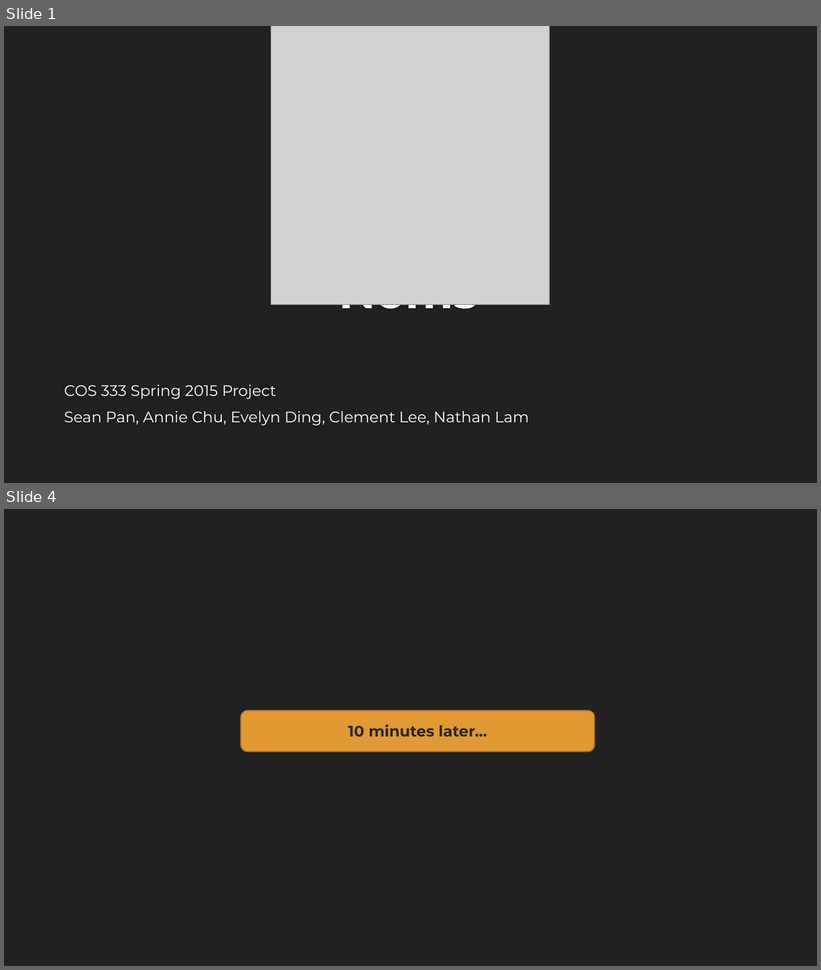
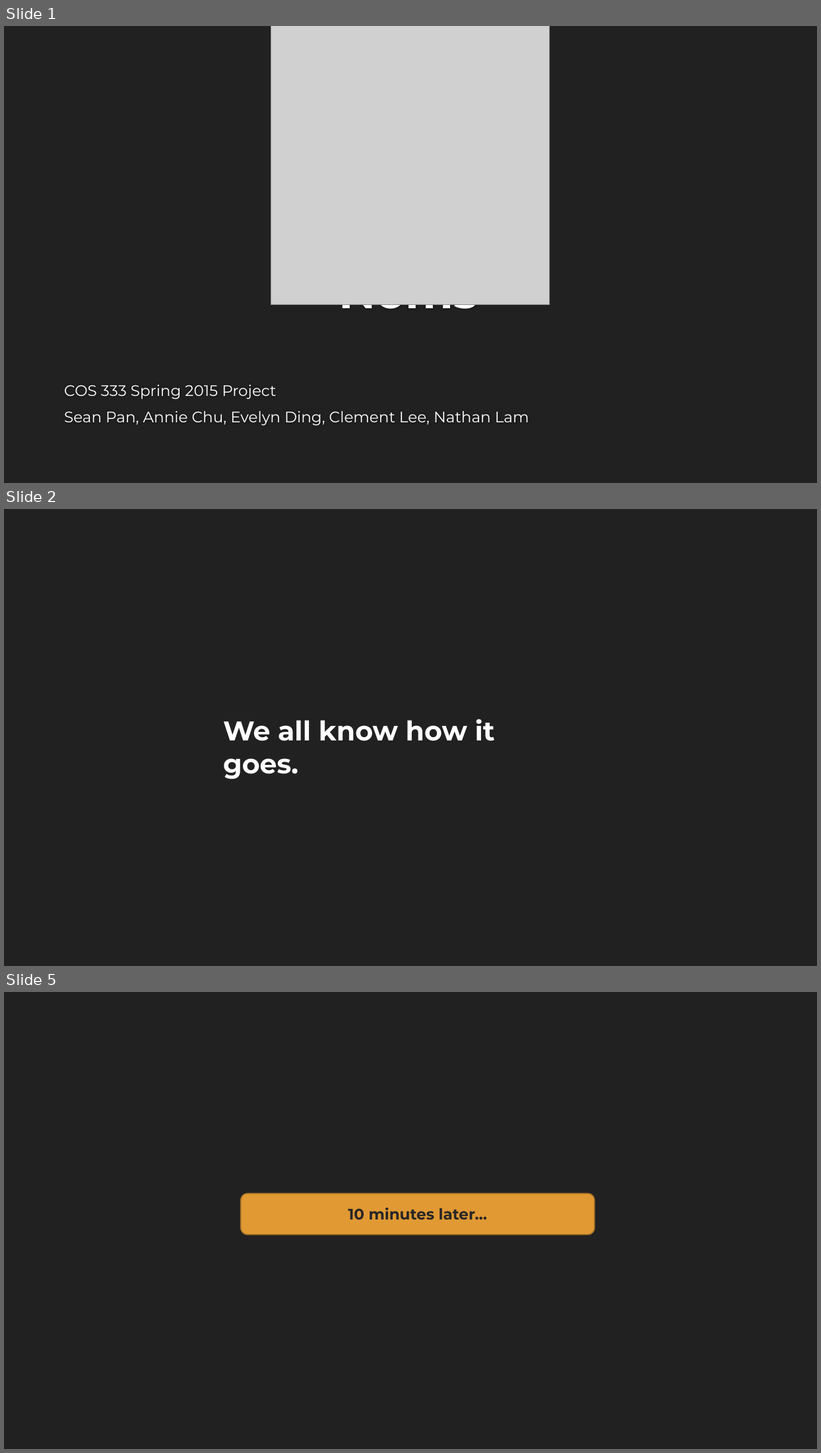
Before and after one commit to nathanshiaulam/cos333, a slide deck: Noms.pptx. Shown one above the other, each under a label of ours: slides 1 and 4 before the commit, slides 1, 2 and 5 after it; the slides between them are not shown. The pictures are 821x970 and 821x1453 pixels, drawn with LibreOffice and Linux fonts; fonts in the diff are those of the drawing; grey boxes stand for pictures; background and template pictures are left out. Boxes give left, top, right and bottom in pixels: in the first picture for what was removed or moved away, otherwise in the second. Text is boxed around its words. In the diff, an @@ line names an element or a change of style, - is before the commit and + after.

```diff
--- a/Noms.pptx
+++ b/Noms.pptx
@@ slide 2 added at <box>4,509,817,966</box>, background #212121 @@
@@ text added at <box>223,719,495,780</box>, 32 pt, text #FFFFFF, bold @@
+We all know how it goes.
@@ what was slide 4 is now slide 5 @@
```
Also in this commit, not shown: 2 slides changed, 2 other slides added, 1 slide removed, 2 other files.
